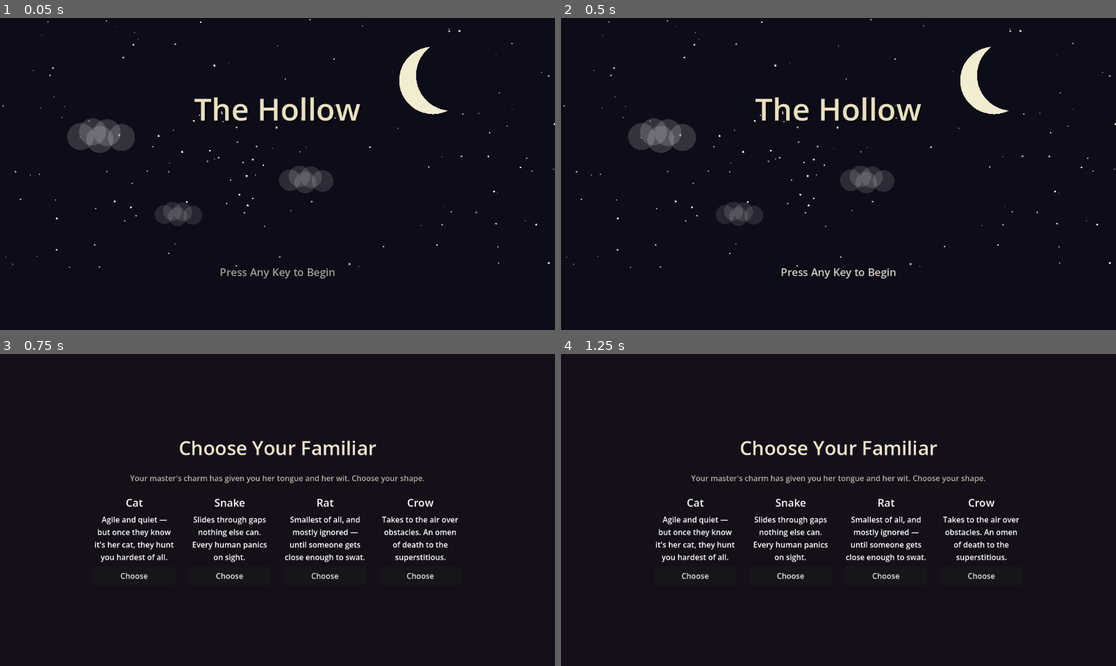
Above: before the commit, frames 1-4 (two rows, left to right).
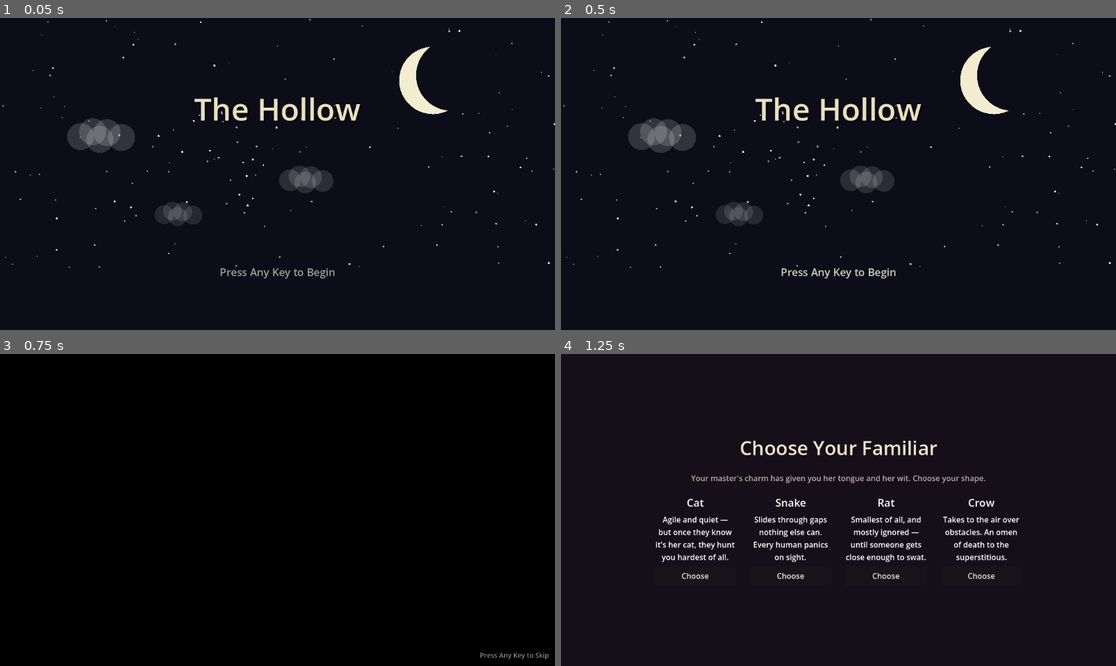
Above: after the commit, the same moments.

Repository: Mufgusnut/the-hollow
Game: Godot game, scene res://scenes/ui/TitleScreen.tscn
Same seed, same stepped clock (60 frames per second), same inputs: the game is played once before the commit and once after it. Video files are missing from this copy of the repository; at most half a second of black plays in their place. Sound files missing from this copy of the repository are replaced by a short silence.
Inputs (mouse positions are in pixels of both pictures, inside the frame that each line leads up to):
- Up to frame 1 (0.05 s): no input
- Up to frame 2 (0.5 s): no input
- Up to frame 3 (0.75 s): tap Enter at 0.5 s; move the mouse to (399, 494) at 0.52 s; hold D (move_right) from 0.53 s (still down); hold F (cast_spell) from 0.53 s (still down); click (399, 494) at 0.67 s
- Up to frame 4 (1.25 s): keep holding D (move_right); keep holding F (cast_spell); tap Space (jump) at 0.77 s

Frames 1-2 are identical in both runs. In frame 3, 100% of the frame differs, in the area x 0-100%, y 0-100%; in frame 4, nothing differs.

Commit message:
Add a 2-second skip delay to the intro video
A bare "any key" skip with no minimum was too easy to trigger by
accident and lose the whole cutscene to a stray keypress.

Diff:
--- a/scripts/ui/IntroVideo.gd
+++ b/scripts/ui/IntroVideo.gd
@@ -7,10 +7,17 @@
 ## skips through immediately on its own rather than showing a dead
 ## black screen, so this scene is safe to sit in the chain even before
 ## the video file exists.
+##
+## Skip input is ignored for the first SKIP_DELAY_SEC: a bare "any key"
+## skip with no minimum was too easy to trigger by accident (a stray
+## keypress mid-transition) and lose the whole cutscene instantly.
+
+const SKIP_DELAY_SEC: float = 2.0
 
 @onready var _player: VideoStreamPlayer = $VideoStreamPlayer
 
 var _advancing: bool = false
+var _elapsed_sec: float = 0.0
 
 func _ready() -> void:
 	_player.finished.connect(_advance)
@@ -19,8 +26,11 @@
 	else:
 		_advance()
 
+func _process(delta: float) -> void:
+	_elapsed_sec += delta
+
 func _unhandled_input(event: InputEvent) -> void:
-	if _advancing:
+	if _advancing or _elapsed_sec < SKIP_DELAY_SEC:
 		return
 	if (event is InputEventKey or event is InputEventMouseButton or event is InputEventJoypadButton) and event.pressed:
 		_advance()
